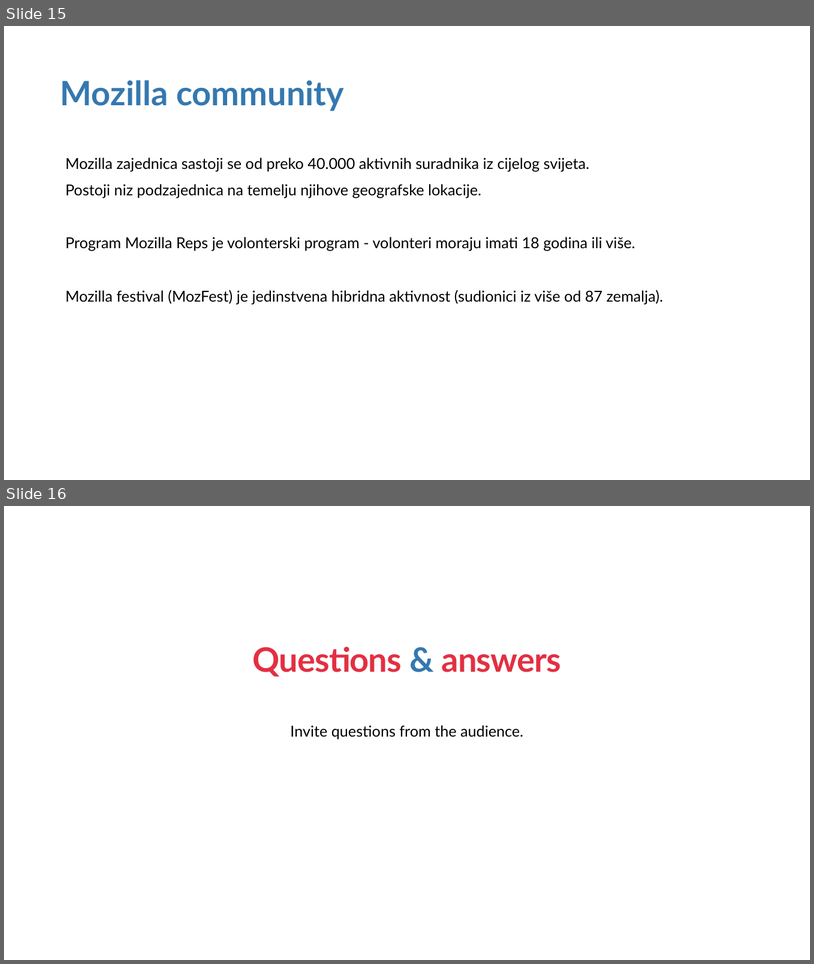
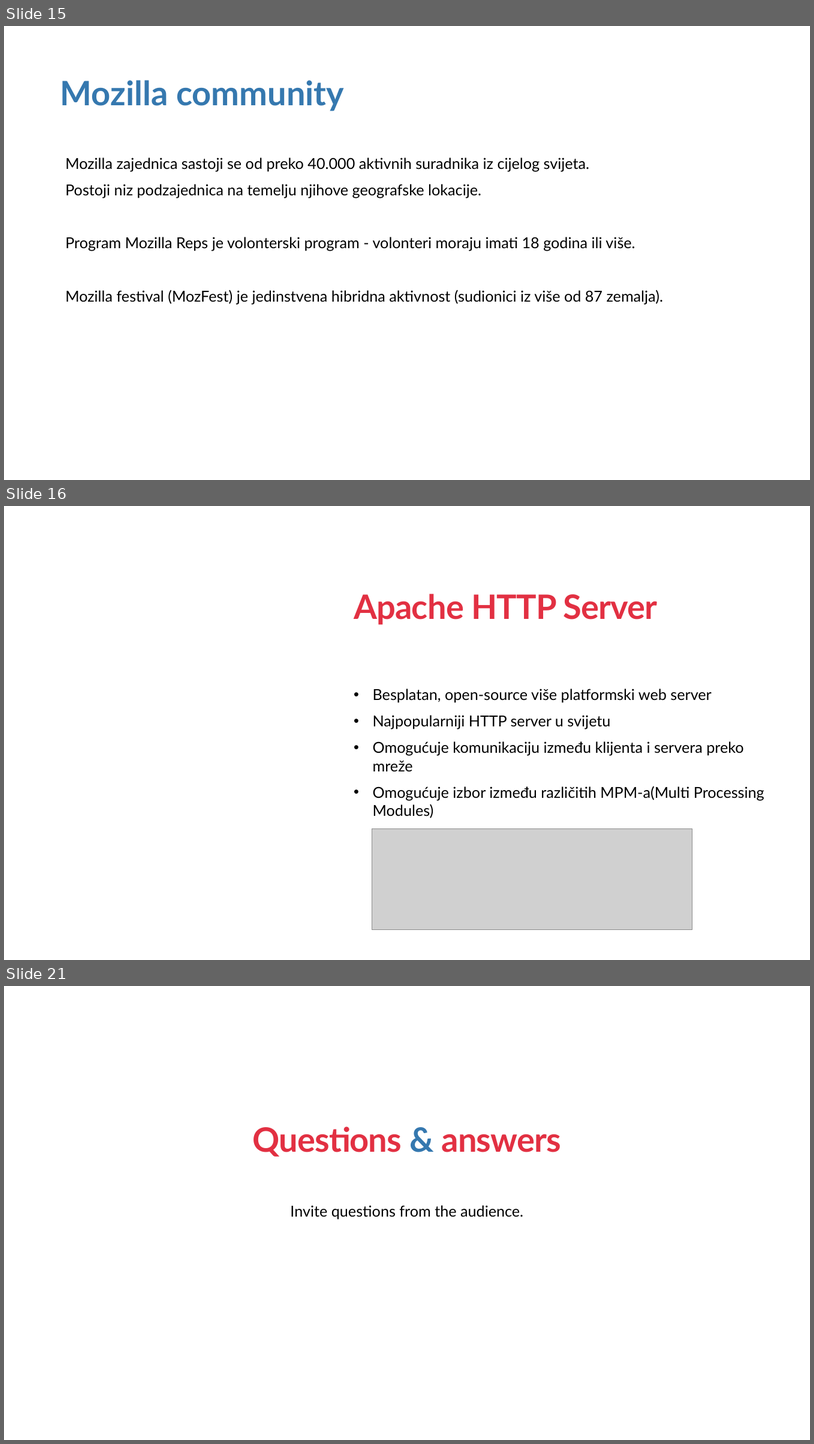
Before and after one commit to CvetkovskiIvor/ProgramskoInzenjerstvoSeminar, a slide deck: Open Source Prezentacija.pptx. Shown one above the other, each under a label of ours: slides 15 and 16 before the commit, slides 15, 16 and 21 after it; the slides between them are not shown. The pictures are 814x964 and 814x1444 pixels, drawn with LibreOffice and Linux fonts; fonts in the diff are those of the drawing; grey boxes stand for pictures; background and template pictures are left out. Boxes give left, top, right and bottom in pixels: in the first picture for what was removed or moved away, otherwise in the second. Text is boxed around its words. In the diff, an @@ line names an element or a change of style, - is before the commit and + after.

```diff
--- a/Open Source Prezentacija.pptx
+++ b/Open Source Prezentacija.pptx
@@ slide 16 added at [4, 506, 810, 960], background #FFFFFF @@
@@ title added at [354, 594, 657, 625], 40 pt, text #E23042, bold @@
+Apache HTTP Server
@@ text added at [373, 688, 765, 818], 18 pt, text #000000 @@
+• Besplatan, open-source više platformski web server
+• Najpopularniji HTTP server u svijetu
+• Omogućuje komunikaciju između klijenta i servera preko mreže
+• Omogućuje izbor između različitih MPM-a(Multi Processing Modules)
@@ picture added at [372, 828, 693, 929] @@
@@ what was slide 16 is now slide 21 @@
```
Also in this commit, not shown: 1 slide changed, 4 other slides added.
